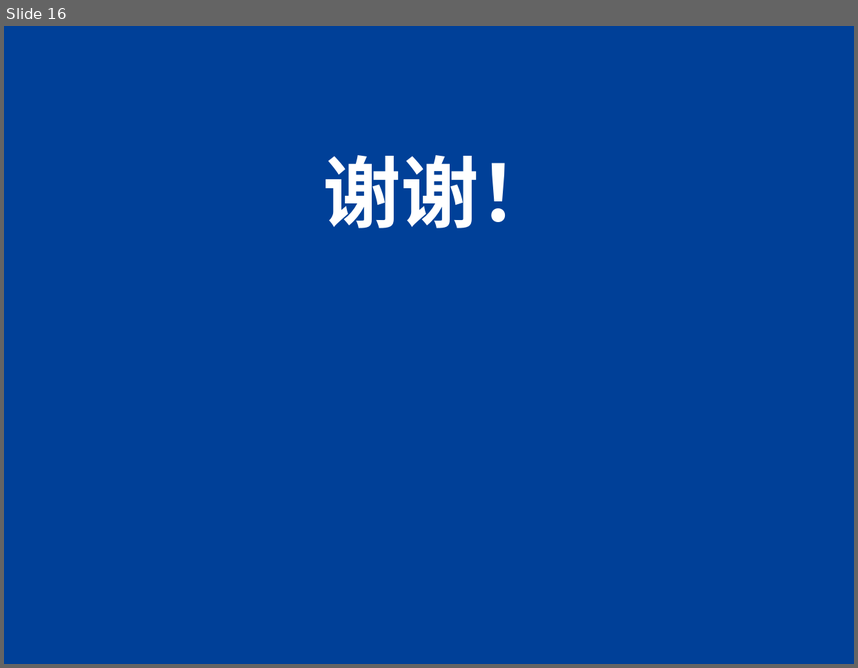
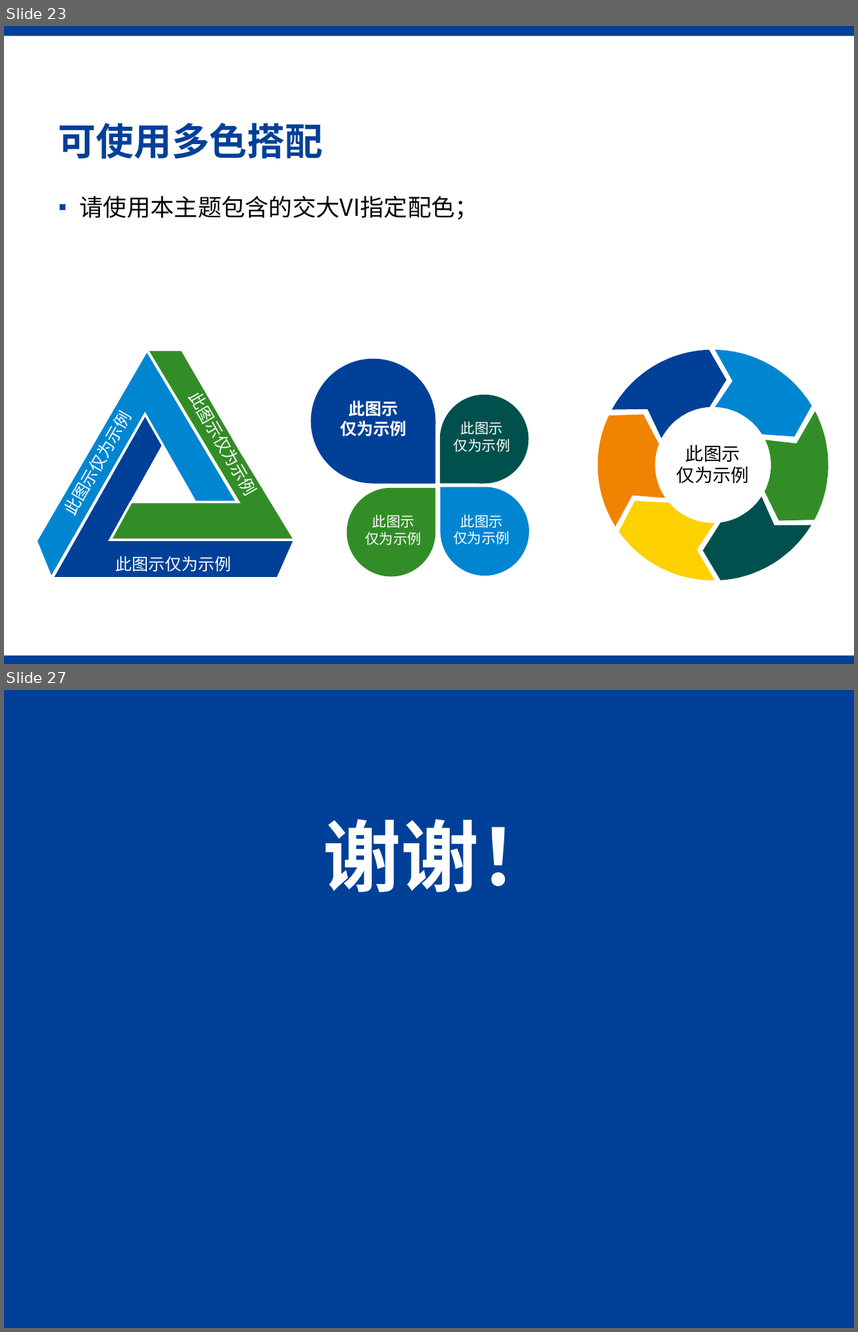
Before and after one commit to gyfastas/EE397, a slide deck: PPT/中期检测报告.pptx. Shown one above the other, each under a label of ours: slide 16 before the commit, slides 23 and 27 after it; the slides between them are not shown. The pictures are 858x668 and 858x1332 pixels, drawn with LibreOffice and Linux fonts; fonts in the diff are those of the drawing; background and template pictures are left out. Boxes give left, top, right and bottom in pixels: in the first picture for what was removed or moved away, otherwise in the second. Text is boxed around its words. In the diff, an @@ line names an element or a change of style, - is before the commit and + after.

```diff
--- a/PPT/中期检测报告.pptx
+++ b/PPT/中期检测报告.pptx
@@ slide 23 added at (4, 26, 854, 664), background #FFFFFF @@
@@ rectangle added at (4, 26, 854, 36), fill #004098 @@
@@ title added at (59, 123, 323, 158), 32 pt, text #004098, bold @@
+可使用多色搭配
@@ text added at (80, 196, 479, 219), 20 pt, text #000000 @@
+▪ 请使用本主题包含的交大VI指定配色；
@@ freeform shape added at (37, 334, 294, 619), fill #338D27, outline #FFFFFF 2 pt, 14 pt, text #FFFFFF @@
+此图示仅为示例
@@ freeform shape added at (23, 350, 281, 639), fill #0086D1, outline #FFFFFF 2 pt, 14 pt, text #FFFFFF @@
+此图示仅为示例
@@ freeform shape added at (52, 414, 294, 578), fill #004098, outline #FFFFFF 2 pt, 14 pt, text #FFFFFF @@
+此图示仅为示例
@@ group added at (598, 350, 829, 580): 6 freeform shapes, 1 text @@
+此图示
+仅为示例
@@ group added at (311, 359, 528, 576): 4 teardrops, 4 texts @@
+此图示
+仅为示例
+此图示
+仅为示例
+此图示
+仅为示例
+此图示
+仅为示例
@@ rectangle added at (4, 655, 854, 664), fill #004098 @@
@@ what was slide 16 is now slide 27 @@
```
Also in this commit, not shown: 4 slides changed, 21 other slides added, 11 slides removed, 3 other files.
